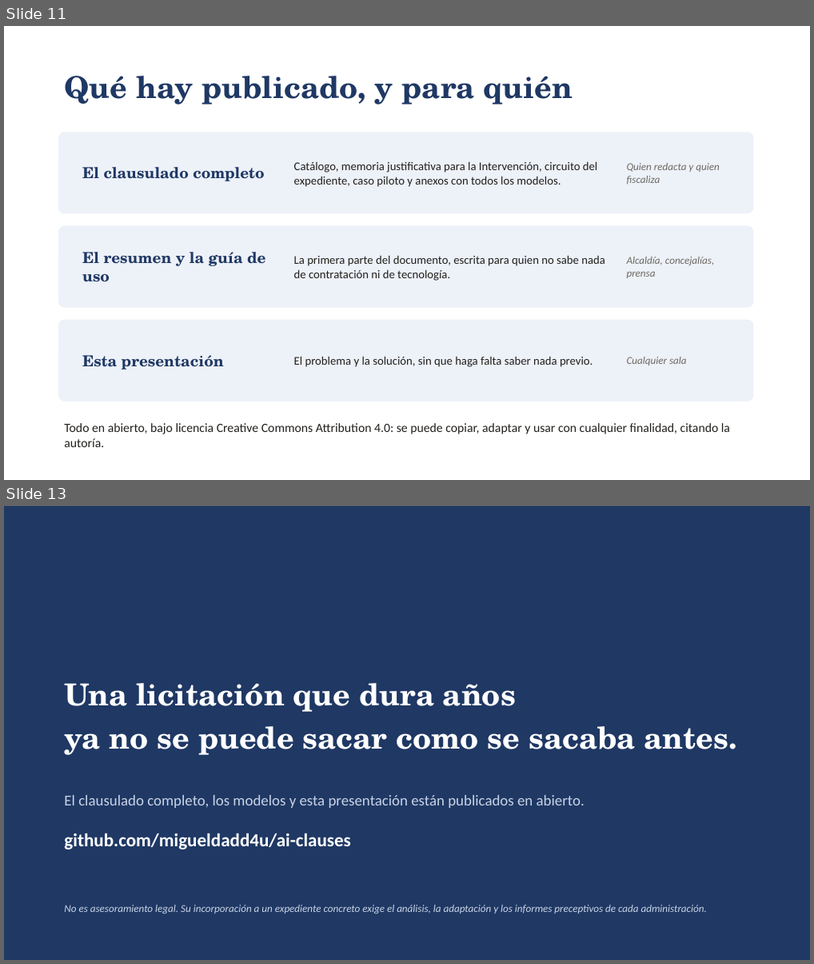
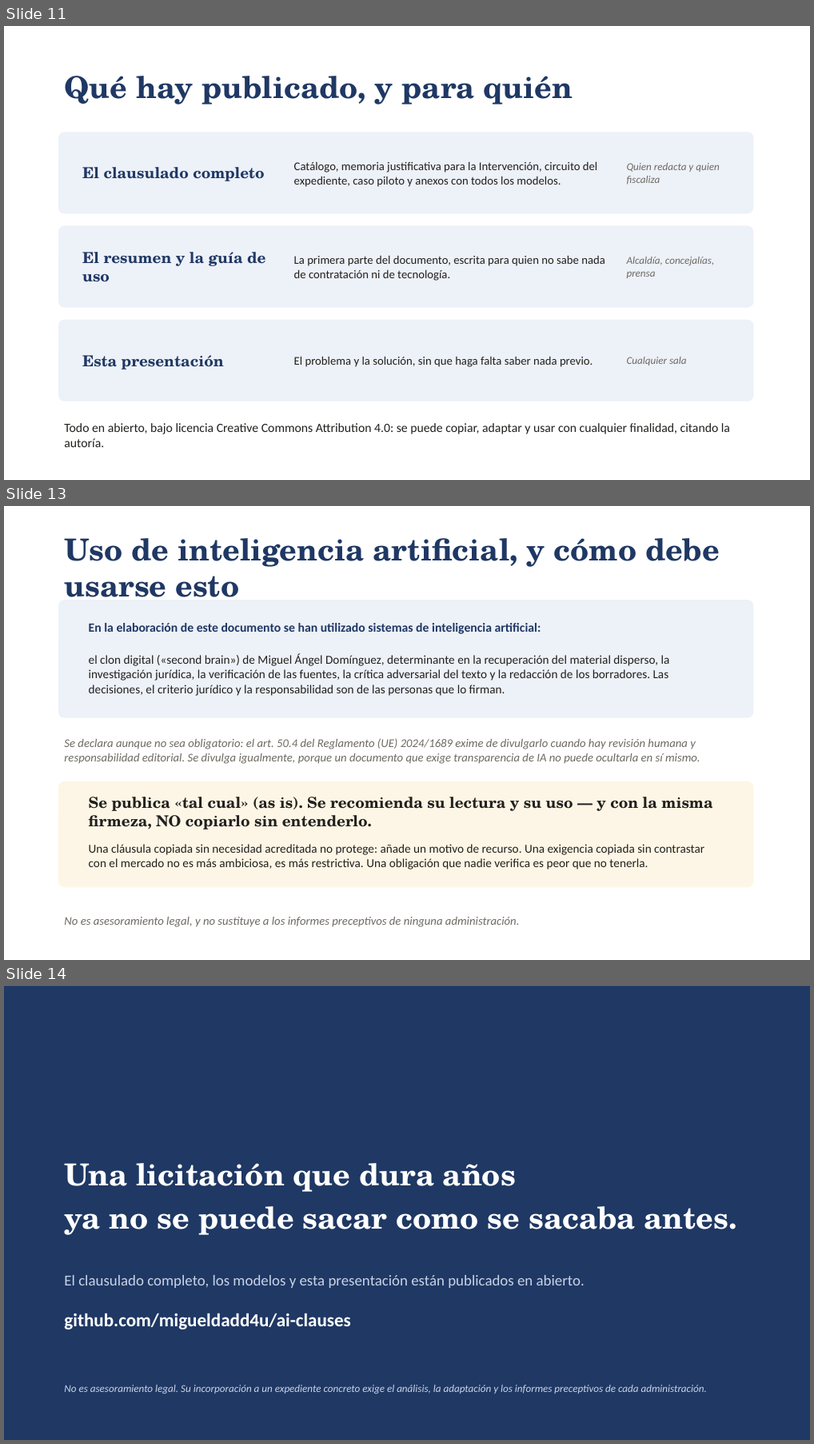
Before and after one commit to migueldadd4u/ai-clauses, a slide deck: docs/descargas/presentacion-ai-clauses.pptx. Shown one above the other, each under a label of ours: slides 11 and 13 before the commit, slides 11, 13 and 14 after it; the slides between them are not shown. The pictures are 814x964 and 814x1444 pixels, drawn with LibreOffice and Linux fonts; fonts in the diff are those of the drawing. Boxes give left, top, right and bottom in pixels: in the first picture for what was removed or moved away, otherwise in the second. Text is boxed around its words. In the diff, an @@ line names an element or a change of style, - is before the commit and + after.

```diff
--- a/docs/descargas/presentacion-ai-clauses.pptx
+++ b/docs/descargas/presentacion-ai-clauses.pptx
@@ slide 13 added at (4, 506, 810, 960), background #FFFFFF @@
@@ text added at (64, 538, 720, 597), 36 pt, text #1F3864, bold @@
+Uso de inteligencia artificial, y cómo debe usarse esto
@@ rounded rectangle added at (58, 600, 754, 718), fill #EDF1F8 @@
@@ text added at (89, 623, 542, 634), 15 pt, text #1F3864, bold @@
+En la elaboración de este documento se han utilizado sistemas de inteligencia artificial:
@@ text added at (89, 653, 670, 696), 14.5 pt, text #22201D @@
+el clon digital («second brain») de Miguel Ángel Domínguez, determinante en la recuperación del material disperso, la investigación jurídica, la verificación de las fuentes, la crítica adversarial del texto y la redacción de los borradores. Las decisiones, el criterio jurídico y la responsabilidad son de las personas que lo firman.
@@ text added at (64, 738, 701, 764), 14 pt, text #6E6A63, italic @@
+Se declara aunque no sea obligatorio: el art. 50.4 del Reglamento (UE) 2024/1689 exime de divulgarlo cuando hay revisión humana y responsabilidad editorial. Se divulga igualmente, porque un documento que exige transparencia de IA no puede ocultarla en sí mismo.
@@ rounded rectangle added at (58, 781, 754, 887), fill #FDF6E6 @@
@@ text added at (89, 796, 713, 829), 18 pt, text #22201D, bold @@
+Se publica «tal cual» (as is). Se recomienda su lectura y su uso — y con la misma firmeza, NO copiarlo sin entenderlo.
@@ text added at (89, 844, 705, 869), 14.5 pt, text #22201D @@
+Una cláusula copiada sin necesidad acreditada no protege: añade un motivo de recurso. Una exigencia copiada sin contrastar con el mercado no es más ambiciosa, es más restrictiva. Una obligación que nadie verifica es peor que no tenerla.
@@ text added at (64, 916, 520, 927), 14 pt, text #6E6A63, italic @@
+No es asesoramiento legal, y no sustituye a los informes preceptivos de ninguna administración.
@@ what was slide 13 is now slide 14 @@
```
Also in this commit, not shown: 1 slide changed, 1 other slide added, 1 slide removed, 14 other files.
